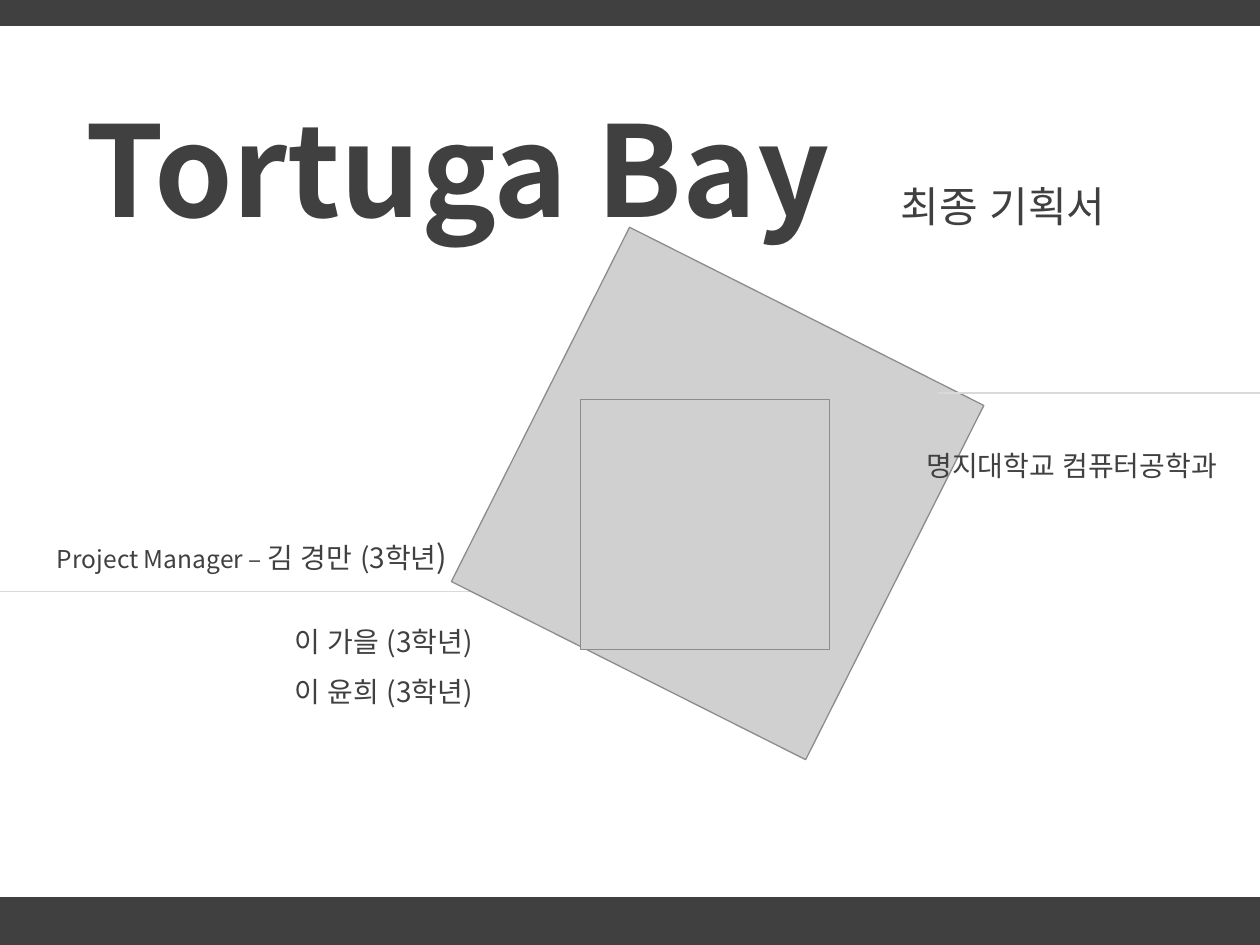
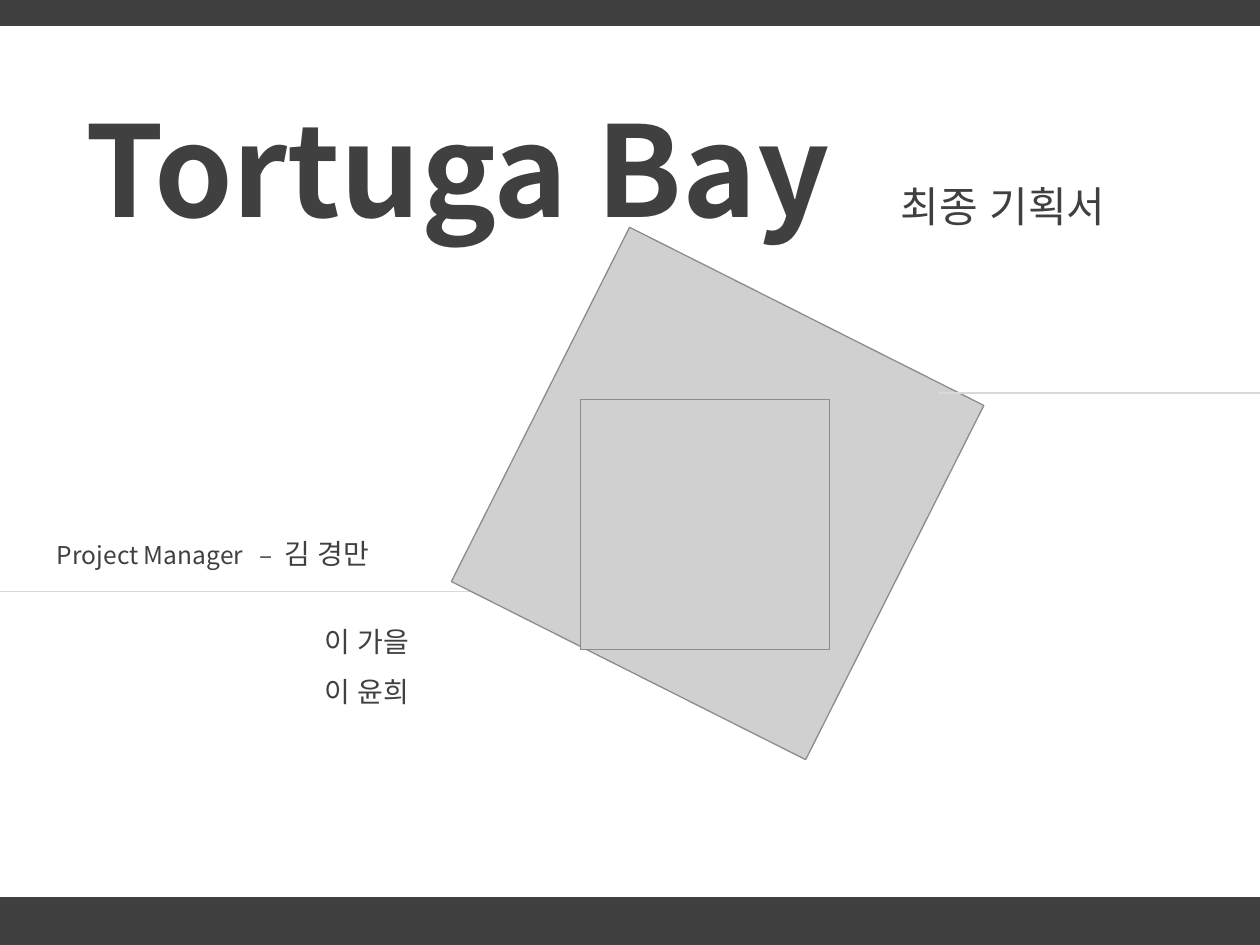
Before and after one commit to lge920904/planning_contest, a slide deck: slide 1 of tortuga bay 1.pptx. Drawn at 1260x945 pixels with LibreOffice and Linux fonts; fonts in the diff are those of the drawing; grey boxes stand for pictures; background and template pictures are left out. Boxes give left, top, right and bottom in pixels: in the first picture for what was removed or moved away, otherwise in the second. Text is boxed around its words. In the diff, an @@ line names an element or a change of style, - is before the commit and + after.

```diff
--- a/tortuga bay 1.pptx
+++ b/tortuga bay 1.pptx
@@ text removed at bbox=[926, 448, 1217, 484] @@
-명지대학교 컴퓨터공학과
@@ text at bbox=[57, 541, 369, 570]: text changed @@
-Project Manager – 김 경만 (3학년)
+Project Manager – 김 경만
@@ text at bbox=[324, 629, 409, 705]: text changed @@
-이 가을 (3학년)
-이 윤희 (3학년)
+이 가을
+이 윤희
```
Also in this commit, not shown: 4 other slides changed, 13 slides added, 1 slide removed, 2 other files.
